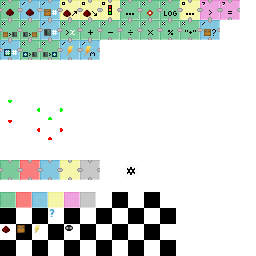
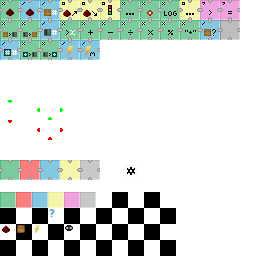
Layers edited between the first and the second 256 x 256 image:
painted on "icons.png" over bbox(220, 20, 240, 40)
